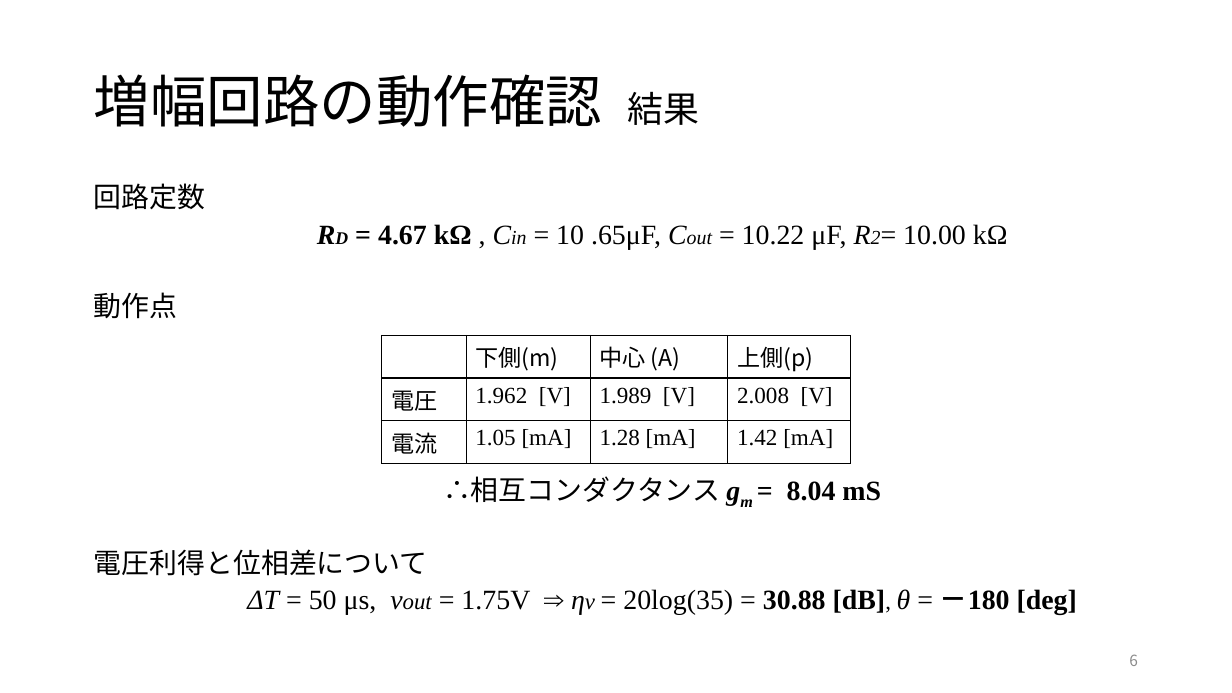
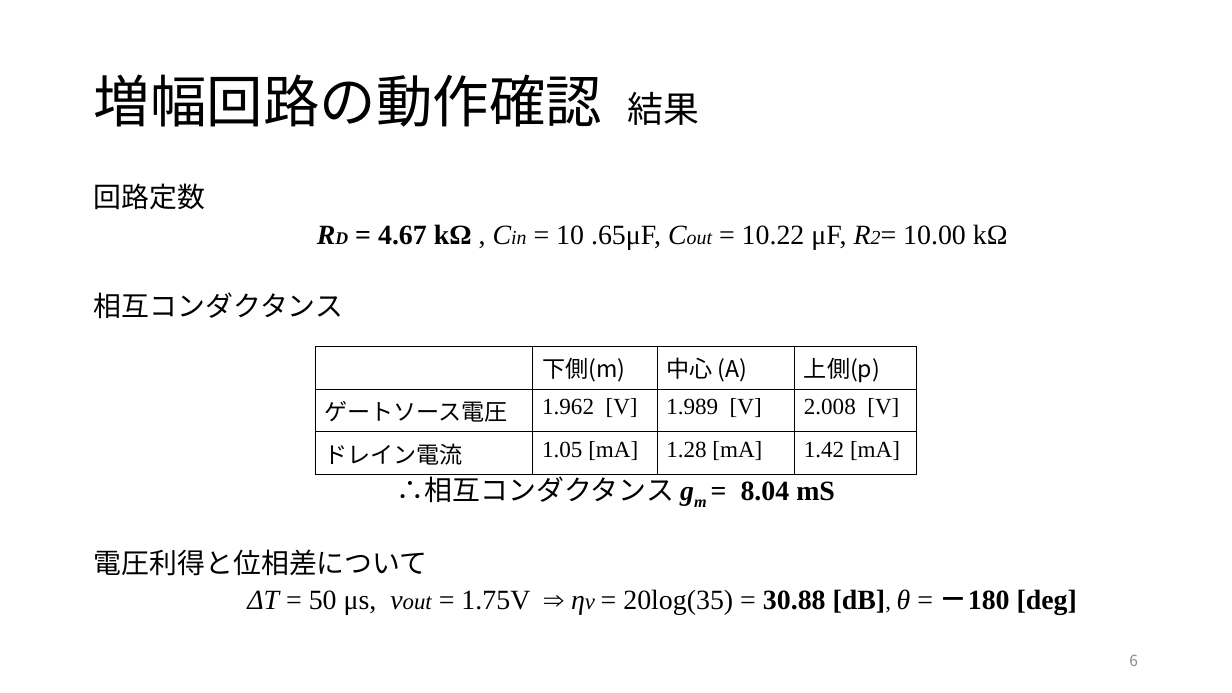
Before and after one commit to yoidea/design_project, a slide deck: slide 6 of design_project1.pptx. Drawn at 1232x693 pixels with LibreOffice and Linux fonts; fonts in the diff are those of the drawing. Boxes give left, top, right and bottom in pixels: in the first picture for what was removed or moved away, otherwise in the second. Text is boxed around its words. In the diff, an @@ line names an element or a change of style, - is before the commit and + after.

```diff
--- a/design_project1.pptx
+++ b/design_project1.pptx
@@ text at box(94, 292, 343, 319): text changed @@
-動作点
+相互コンダクタンス
@@ table at box(315, 347, 917, 469) @@
-row 2, column 1: 電圧
+row 2, column 1: ゲートソース電圧
-row 3, column 1: 電流
+row 3, column 1: ドレイン電流
@@ table: place and size @@
-table at box(382, 335, 849, 458)
+table at box(315, 347, 917, 469)
```
Also in this commit, not shown: 4 other slides changed, 1 slide added.
